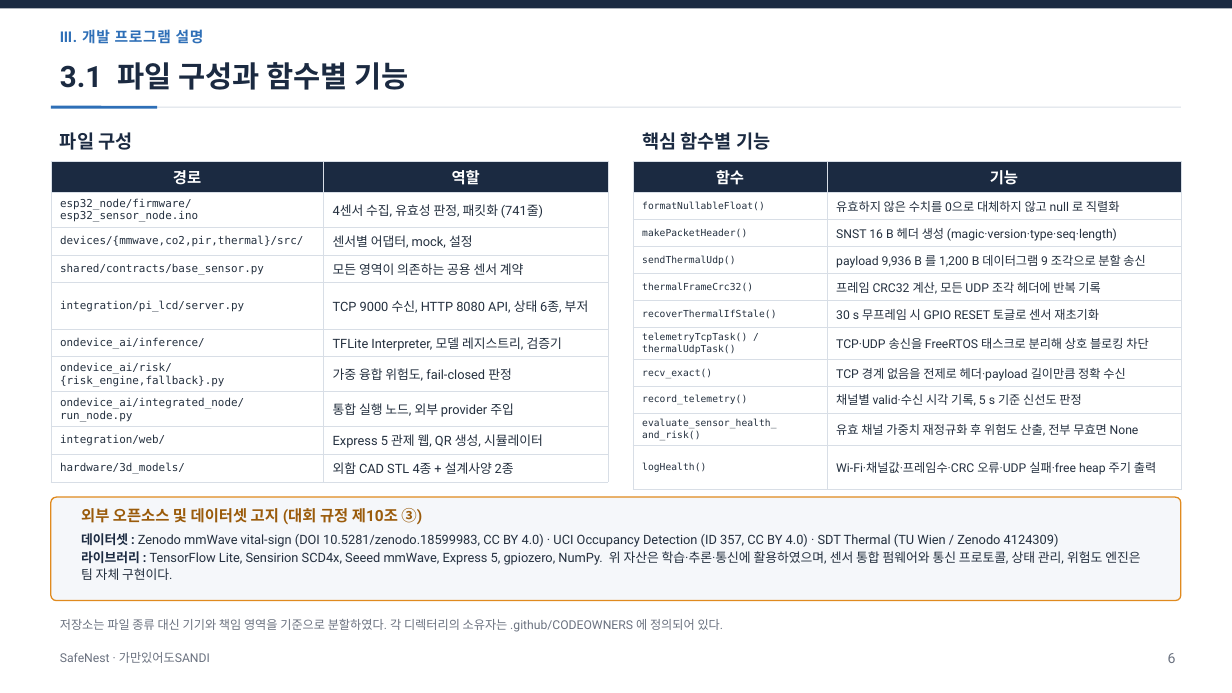
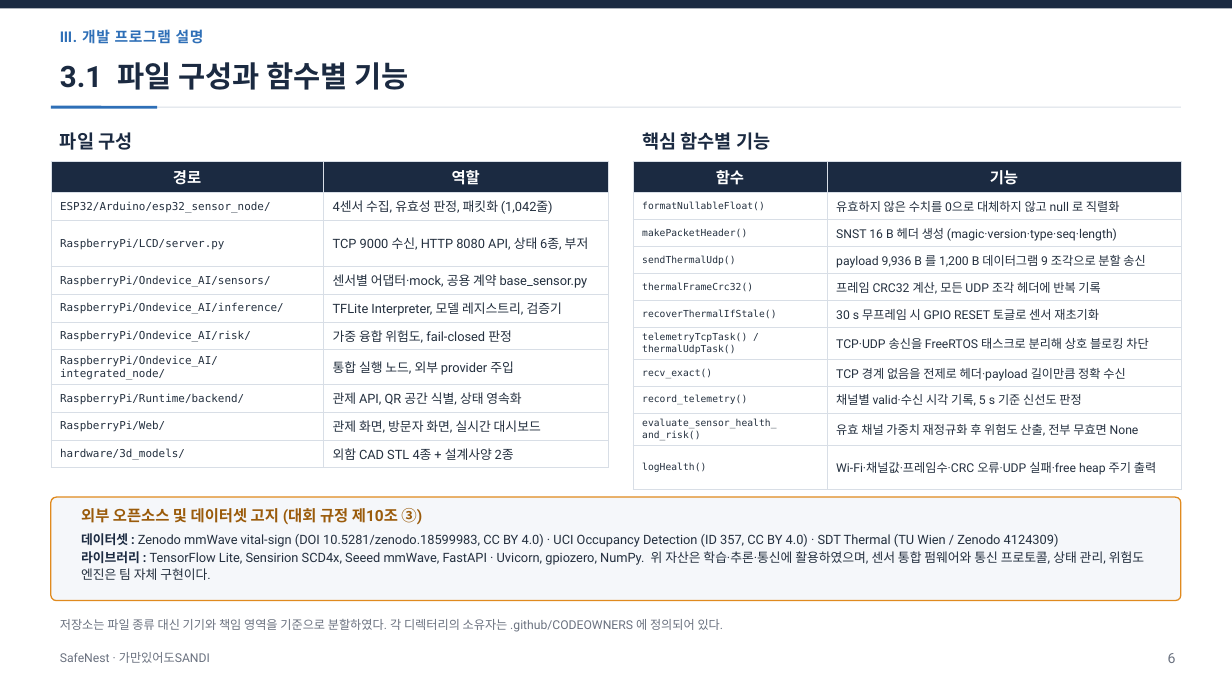
Before and after one commit to jinsu1011/safenest-embedded-competition, a slide deck: slide 7 of final-report/2026ESWContest_자유공모_가만있어도SANDI_개발완료보고서.pptx. Drawn at 1232x693 pixels with LibreOffice and Linux fonts; fonts in the diff are those of the drawing. Boxes give left, top, right and bottom in pixels: in the first picture for what was removed or moved away, otherwise in the second. Text is boxed around its words. In the diff, an @@ line names an element or a change of style, - is before the commit and + after.

```diff
--- a/final-report/2026ESWContest_자유공모_가만있어도SANDI_개발완료보고서.pptx
+++ b/final-report/2026ESWContest_자유공모_가만있어도SANDI_개발완료보고서.pptx
@@ table at bbox=[51, 161, 608, 464] @@
-row 2, column 1: esp32_node/firmware/esp32_sensor_node.ino
+row 2, column 1: ESP32/Arduino/esp32_sensor_node/
-row 2, column 2: 4센서 수집, 유효성 판정, 패킷화 (741줄)
+row 2, column 2: 4센서 수집, 유효성 판정, 패킷화 (1,042줄)
-row 3, column 1: devices/{mmwave,co2,pir,thermal}/src/
+row 3, column 1: RaspberryPi/LCD/server.py
-row 3, column 2: 센서별 어댑터, mock, 설정
+row 3, column 2: TCP 9000 수신, HTTP 8080 API, 상태 6종, 부저
-row 4, column 1: shared/contracts/base_sensor.py
+row 4, column 1: RaspberryPi/Ondevice_AI/sensors/
-row 4, column 2: 모든 영역이 의존하는 공용 센서 계약
+row 4, column 2: 센서별 어댑터·mock, 공용 계약 base_sensor.py
-row 5, column 1: integration/pi_lcd/server.py
+row 5, column 1: RaspberryPi/Ondevice_AI/inference/
-row 5, column 2: TCP 9000 수신, HTTP 8080 API, 상태 6종, 부저
+row 5, column 2: TFLite Interpreter, 모델 레지스트리, 검증기
-row 6, column 1: ondevice_ai/inference/
+row 6, column 1: RaspberryPi/Ondevice_AI/risk/
-row 6, column 2: TFLite Interpreter, 모델 레지스트리, 검증기
+row 6, column 2: 가중 융합 위험도, fail-closed 판정
-row 7, column 1: ondevice_ai/risk/{risk_engine,fallback}.py
+row 7, column 1: RaspberryPi/Ondevice_AI/integrated_node/
-row 7, column 2: 가중 융합 위험도, fail-closed 판정
+row 7, column 2: 통합 실행 노드, 외부 provider 주입
-row 8, column 1: ondevice_ai/integrated_node/run_node.py
+row 8, column 1: RaspberryPi/Runtime/backend/
-row 8, column 2: 통합 실행 노드, 외부 provider 주입
+row 8, column 2: 관제 API, QR 공간 식별, 상태 영속화
-row 9, column 1: integration/web/
+row 9, column 1: RaspberryPi/Web/
-row 9, column 2: Express 5 관제 웹, QR 생성, 시뮬레이터
+row 9, column 2: 관제 화면, 방문자 화면, 실시간 대시보드
@@ text at bbox=[81, 533, 1144, 580]: text changed @@
-데이터셋 : Zenodo mmWave vital-sign (DOI 10.5281/zenodo.18599983, CC BY 4.0) · UCI Occupancy Detection (ID 357, CC BY 4.0) · SDT Thermal (TU Wien / Zenodo 4124309)
-라이브러리 : TensorFlow Lite, Sensirion SCD4x, Seeed mmWave, Express 5, gpiozero, NumPy. 위 자산은 학습·추론·통신에 활용하였으며, 센서 통합 펌웨어와 통신 프로토콜, 상태 관리, 위험도 엔진은 팀 자체 구현이다.
+데이터셋 : Zenodo mmWave vital-sign (DOI 10.5281/zenodo.18599983, CC BY 4.0) · UCI Occupancy Detection (ID 357, CC BY 4.0) · SDT Thermal (TU Wien / Zenodo 4124309)
+라이브러리 : TensorFlow Lite, Sensirion SCD4x, Seeed mmWave, FastAPI · Uvicorn, gpiozero, NumPy. 위 자산은 학습·추론·통신에 활용하였으며, 센서 통합 펌웨어와 통신 프로토콜, 상태 관리, 위험도 엔진은 팀 자체 구현이다.
```
Also in this commit, not shown: 10 other slides changed, 14 other files.
